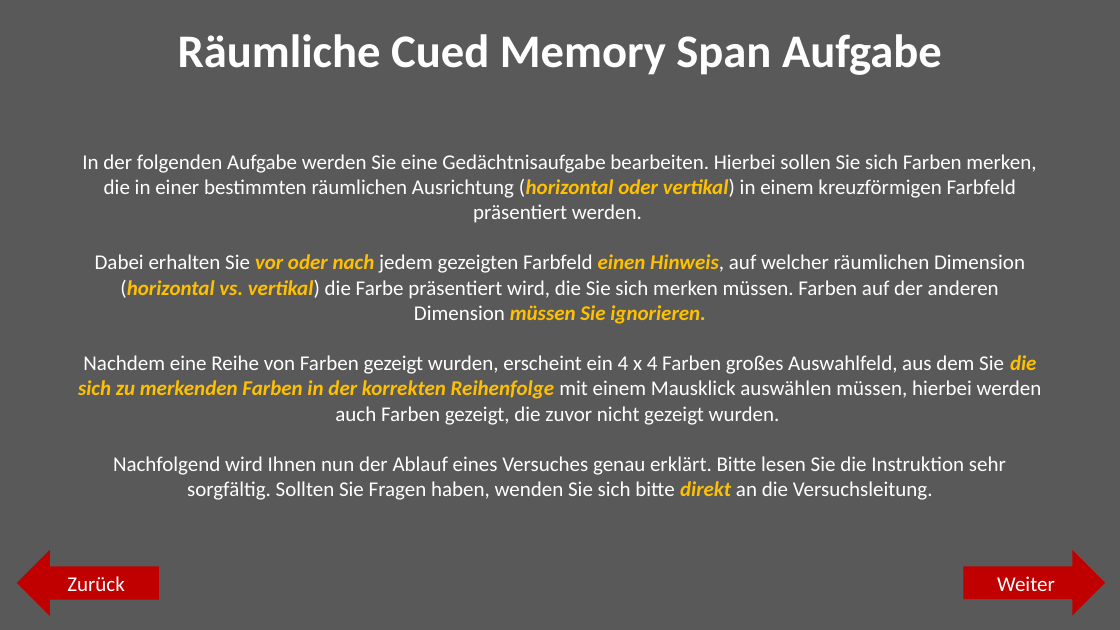
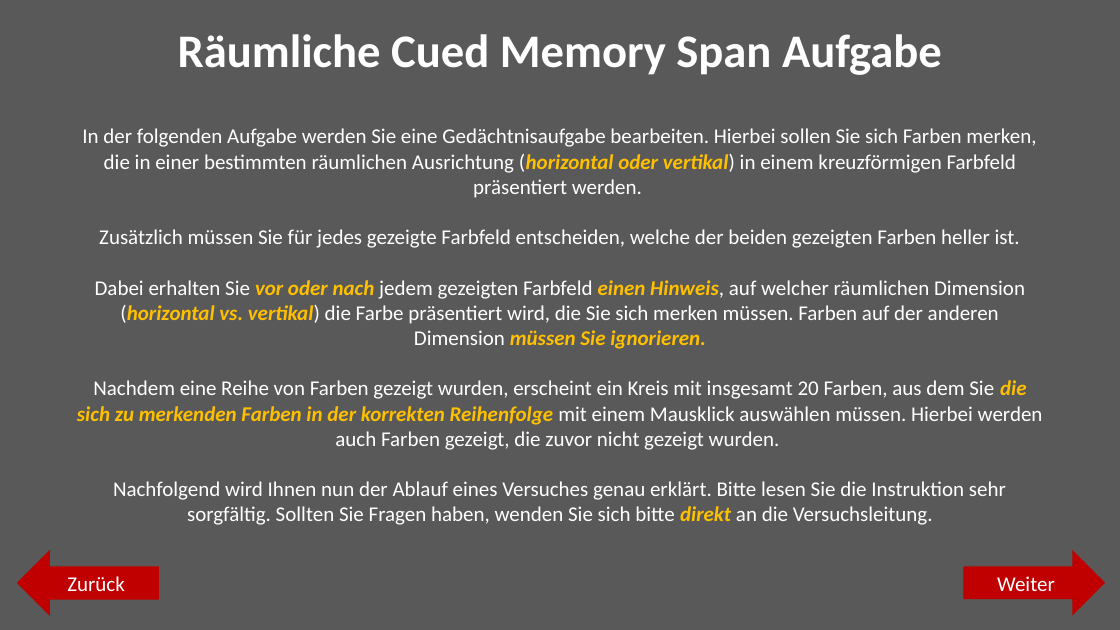
Before and after one commit to jgman86/neurocognitive-psychometrics, a slide deck: slide 2 of M3-ExpSpatial/Instructions/Instructions_spatial.pptx. Drawn at 1120x630 pixels with LibreOffice and Linux fonts; fonts in the diff are those of the drawing. Boxes give left, top, right and bottom in pixels: in the first picture for what was removed or moved away, otherwise in the second. Text is boxed around its words. In the diff, an @@ line names an element or a change of style, - is before the commit and + after.

```diff
--- a/M3-ExpSpatial/Instructions/Instructions_spatial.pptx
+++ b/M3-ExpSpatial/Instructions/Instructions_spatial.pptx
@@ text "In der folgenden Aufgabe werden ...": place and size @@
-text "In der folgenden Aufgabe werden ..." at bbox=[78, 154, 1042, 500]
+text "In der folgenden Aufgabe werden ..." at bbox=[77, 128, 1043, 525]
@@ text at bbox=[99, 229, 1020, 248]: paragraph added @@
+Zusätzlich müssen Sie für jedes gezeigte Farbfeld entscheiden, welche der beiden gezeigten Farben heller ist.
@@ text at bbox=[77, 380, 1043, 450]: text changed @@
-Nachdem eine Reihe von Farben gezeigt wurden, erscheint ein 4 x 4 Farben großes Auswahlfeld, aus dem Sie die sich zu merkenden Farben in der korrekten Reihenfolge mit einem Mausklick auswählen müssen, hierbei werden auch Farben gezeigt, die zuvor nicht gezeigt wurden.
+Nachdem eine Reihe von Farben gezeigt wurden, erscheint ein Kreis mit insgesamt 20 Farben, aus dem Sie die sich zu merkenden Farben in der korrekten Reihenfolge mit einem Mausklick auswählen müssen. Hierbei werden auch Farben gezeigt, die zuvor nicht gezeigt wurden.
```
Also in this commit, not shown: 13 other slides changed, 2 slides added, 1 slide removed.
